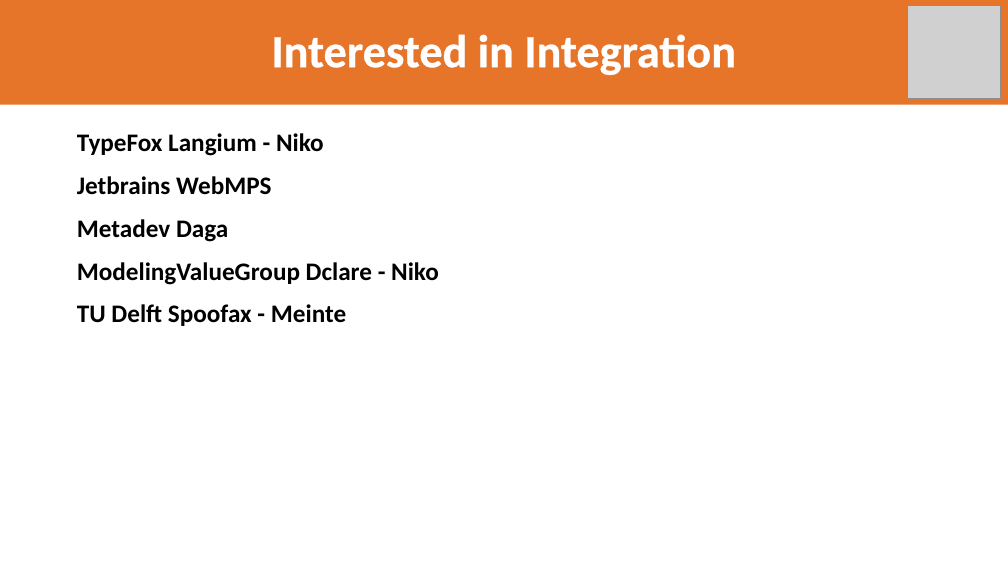
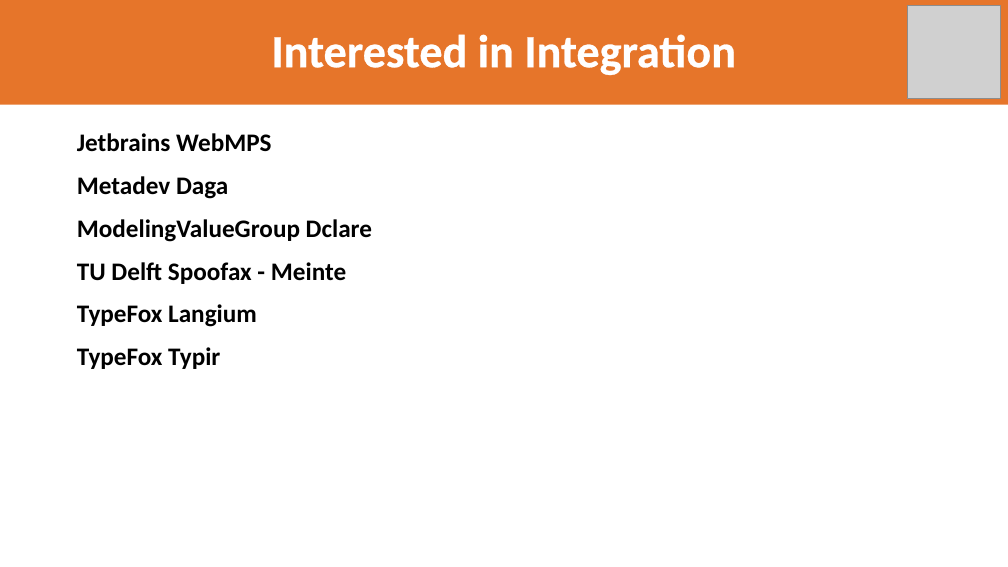
Before and after one commit to LionWeb-io/specification, a slide deck: slide 9 of resources/LangDev 2024 Talk.pptx. Drawn at 1008x567 pixels with LibreOffice and Linux fonts; fonts in the diff are those of the drawing; grey boxes stand for pictures; background and template pictures are left out. Boxes give left, top, right and bottom in pixels: in the first picture for what was removed or moved away, otherwise in the second. Text is boxed around its words. In the diff, an @@ line names an element or a change of style, - is before the commit and + after.

Commit message:
confirmed more interested parties, added TypeFox Typir

```diff
--- a/resources/LangDev 2024 Talk.pptx
+++ b/resources/LangDev 2024 Talk.pptx
@@ text at (x1=77, y1=133, x2=324, y2=156): paragraph removed @@
-TypeFox Langium - Niko
@@ text at (x1=77, y1=219, x2=372, y2=242): text changed @@
-ModelingValueGroup Dclare - Niko
+ModelingValueGroup Dclare
@@ text at (x1=77, y1=304, x2=257, y2=369): paragraphs added @@
+TypeFox Langium
+TypeFox Typir
```
